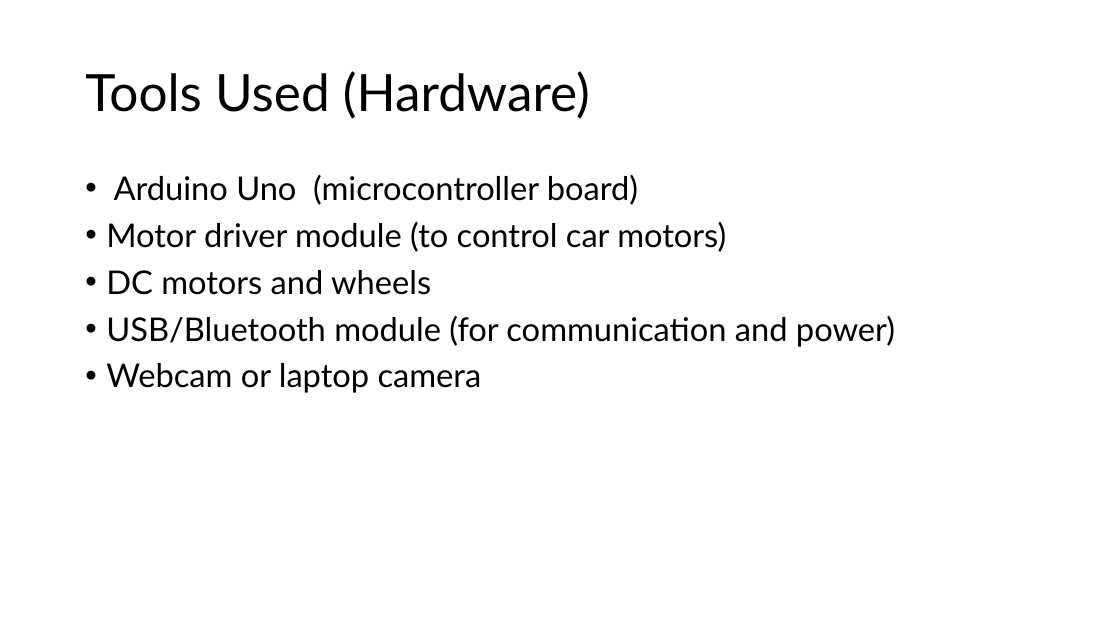
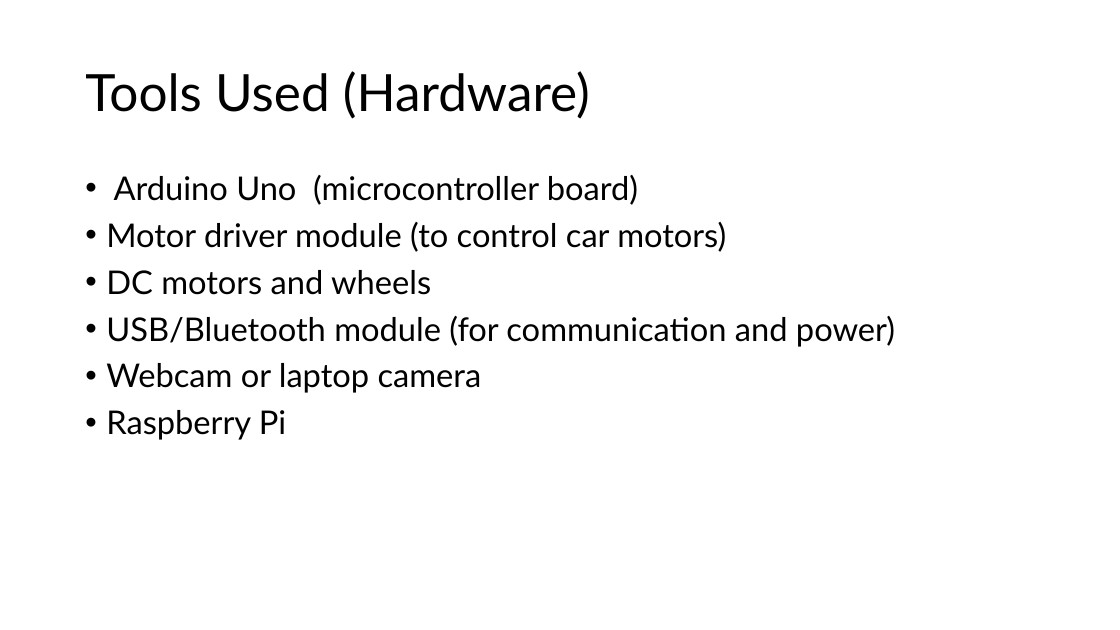
Before and after one commit to AAAilurus/Controlling_Robo_Car_with_Hand_Gesture, a slide deck: slide 3 of Hand Gesture Controlled Robot Car Project.pptx. Drawn at 1120x630 pixels with LibreOffice and Linux fonts; fonts in the diff are those of the drawing. Boxes give left, top, right and bottom in pixels: in the first picture for what was removed or moved away, otherwise in the second. Text is boxed around its words. In the diff, an @@ line names an element or a change of style, - is before the commit and + after.

```diff
--- a/Hand Gesture Controlled Robot Car Project.pptx
+++ b/Hand Gesture Controlled Robot Car Project.pptx
@@ text at box(106, 410, 286, 440): paragraph added @@
+• Raspberry Pi
```
Also in this commit, not shown: 1 slide added, 1 slide removed.
